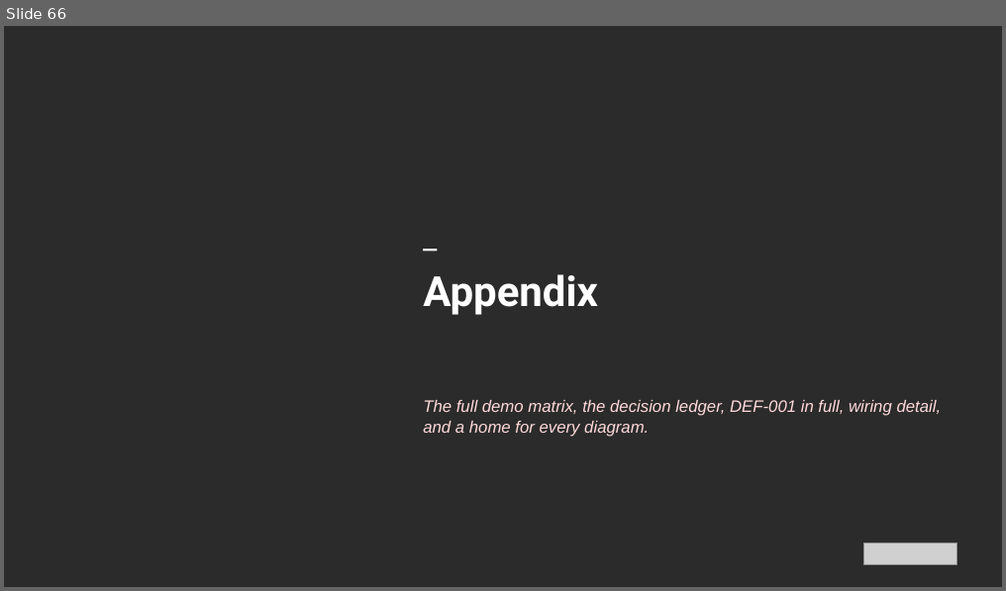
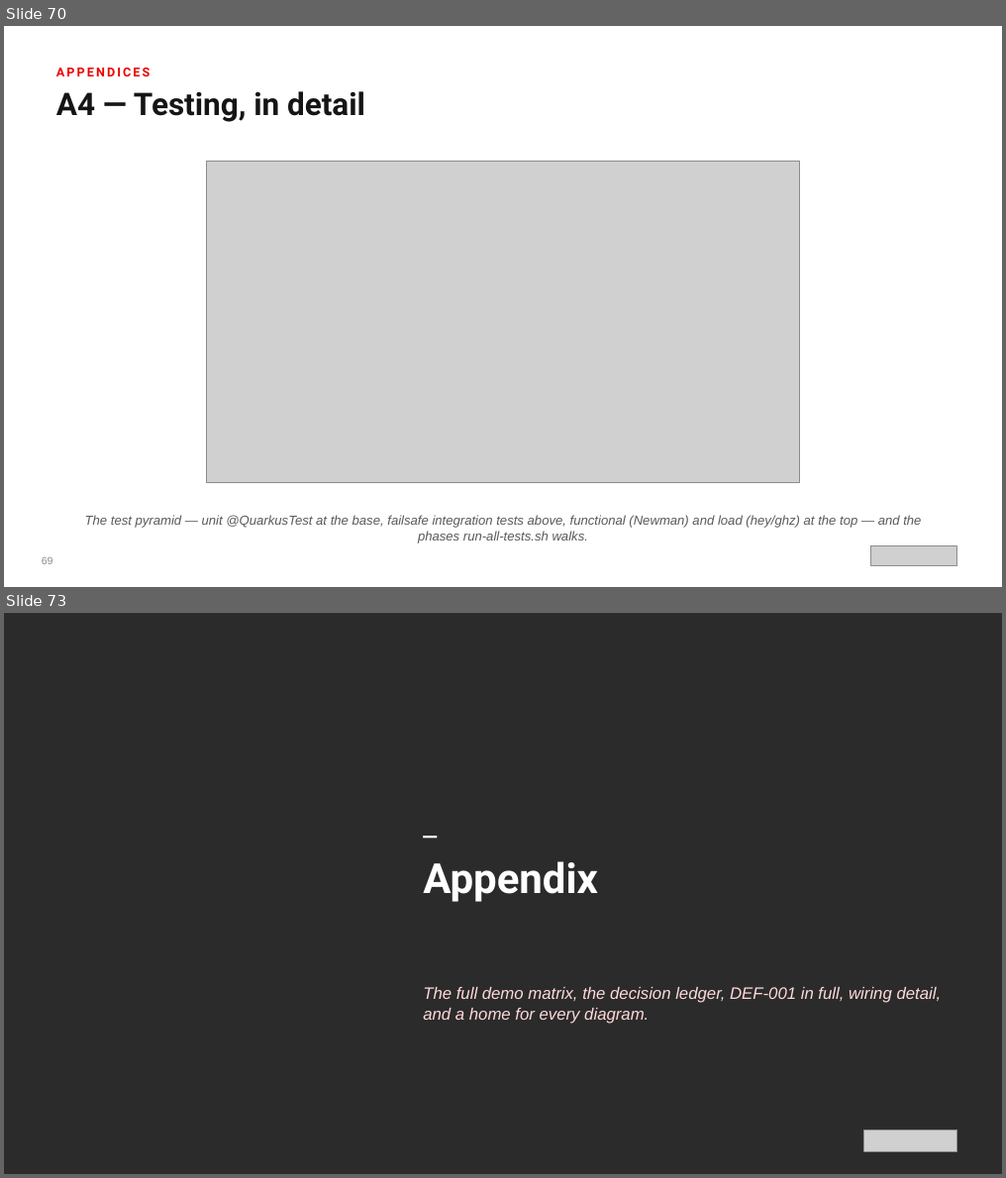
Before and after one commit to patterncatalyst/datamesh-reference-arch-quarkus, a slide deck: presentation/datamesh-201/Datamesh-201-Quarkus-r1.0.pptx. Shown one above the other, each under a label of ours: slide 66 before the commit, slides 70 and 73 after it; the slides between them are not shown. The pictures are 1006x591 and 1006x1178 pixels, drawn with LibreOffice and Linux fonts; fonts in the diff are those of the drawing; grey boxes stand for pictures; background and template pictures are left out; a plain dark background stands for a picture behind light text. Boxes give left, top, right and bottom in pixels: in the first picture for what was removed or moved away, otherwise in the second. Text is boxed around its words. In the diff, an @@ line names an element or a change of style, - is before the commit and + after.

Commit message:
docs: add Appendices part — six deep-dive chapters, diagrams, and 201-deck section (#21)
* docs(site): add Appendices part with six deep-dive chapters

New Part 5 (Appendices) and six chapters (markers 16-21):
websocket scaling with Kafka fan-out, gotchas, agentic
recommendations, testing detail, in-memory vs Kafka messaging,
and the three orchestration engines compared. Diagrams and
00-index wiring follow in subsequent commits.

* feat(diagrams): six appendix figures

Add paired SVG + Excalidraw figures for the Appendices part:
websocket Kafka fan-out, gotchas grid, the plan/execute/validate
relay, the test pyramid, in-memory vs Kafka, and the three-engine
comparison table. Generated by scripts/make-quarkus-diagrams.js
(assets/diagrams 37 to 43).

* docs(site): wire Appendices into the index and chapter counts

Add the Part 5 section with links to chapters 16-21, add Part 5 to
the organization overview, and bump the chapter/part counts to
twenty-one chapters across six parts (00-index and README).

* docs(deck): add Appendices section to the 201 deck

New '11 · Appendices' divider plus six diagram slides (A1-A6)
reusing the six new figures, inserted before the reference
appendix. Agenda updated to thirteen sections; deck rebuilt.

* docs(site): fix stale part count in index meta description

```diff
--- a/presentation/datamesh-201/Datamesh-201-Quarkus-r1.0.pptx
+++ b/presentation/datamesh-201/Datamesh-201-Quarkus-r1.0.pptx
@@ slide 70 added at <box>4,26,1002,587</box>, background #FFFFFF @@
@@ text added at <box>56,68,151,76</box>, 12 pt, text #EE0000, bold @@
+APPENDICES
@@ text added at <box>56,91,365,122</box>, 30 pt, text #151515, bold @@
+A4 — Testing, in detail
@@ picture added at <box>206,161,800,482</box> @@
@@ text added at <box>85,515,921,544</box>, 12.5 pt, text #5A5A5A, italic @@
+The test pyramid — unit @QuarkusTest at the base, failsafe integration tests above, functional (Newman) and load (hey/ghz) at the top — and the phases run-all-tests.sh walks.
@@ text added at <box>42,558,54,565</box>, 10 pt, text #8A8A8A @@
+69
@@ picture added at <box>871,547,957,567</box> @@
@@ what was slide 66 is now slide 73 @@
```
Also in this commit, not shown: 16 slides changed, 6 other slides added, 23 other files.
